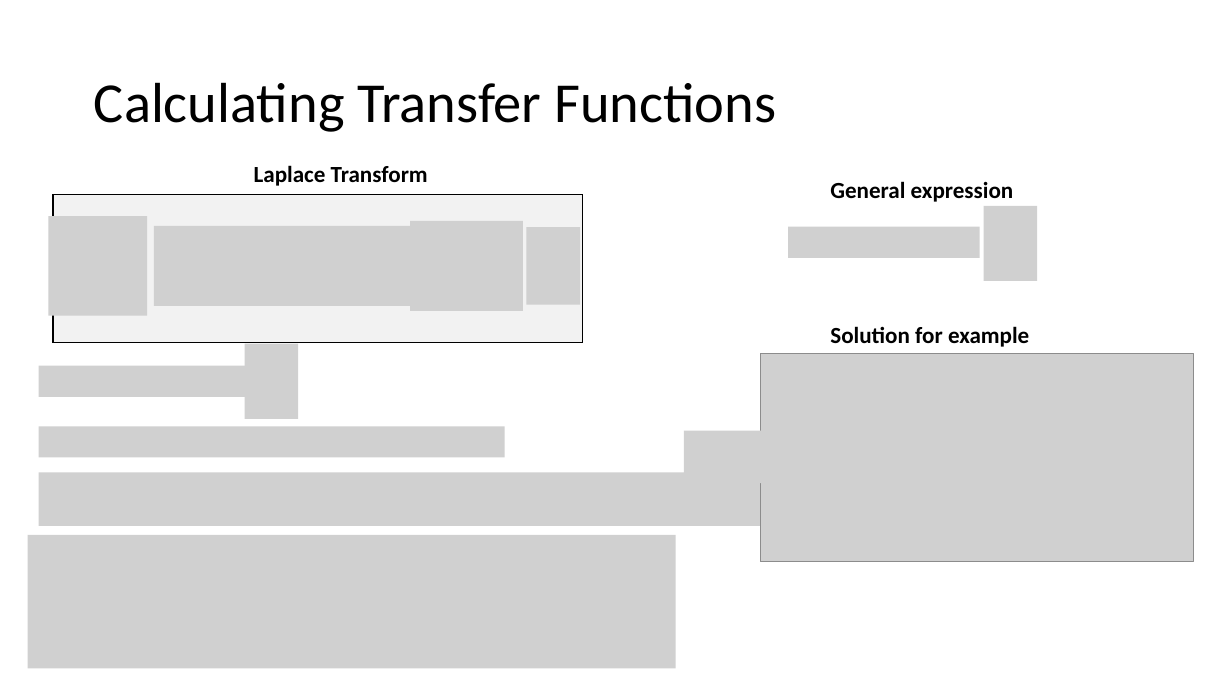
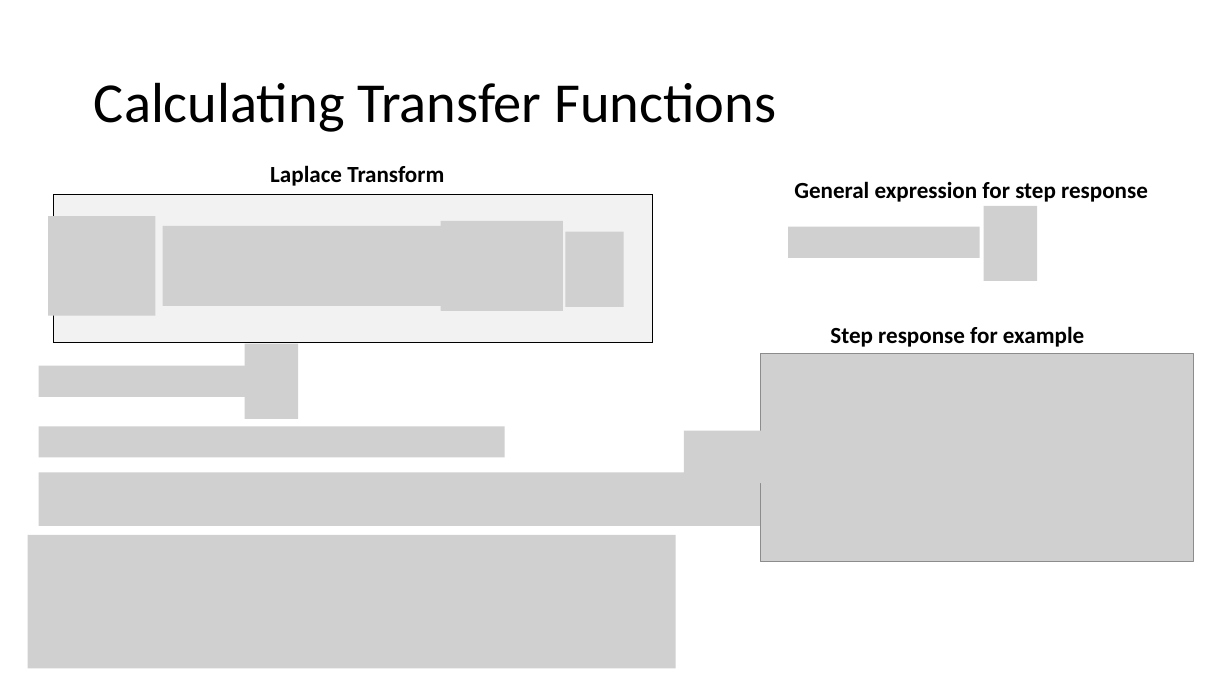
Before and after one commit to joseph-hellerstein/linear_reaction_networks, a slide deck: slide 6 of docs/Generating LRI CRNs.pptx. Drawn at 1232x693 pixels with LibreOffice and Linux fonts; fonts in the diff are those of the drawing; grey boxes stand for pictures. Boxes give left, top, right and bottom in pixels: in the first picture for what was removed or moved away, otherwise in the second. Text is boxed around its words. In the diff, an @@ line names an element or a change of style, - is before the commit and + after.

Commit message:
Fix bug in calculation of transfer functions

```diff
--- a/docs/Generating LRI CRNs.pptx
+++ b/docs/Generating LRI CRNs.pptx
@@ text "Laplace Transform": place and size @@
-text "Laplace Transform" at box(254, 165, 428, 186)
+text "Laplace Transform" at box(270, 165, 444, 186)
@@ rectangle: place and size @@
-rectangle at box(53, 195, 582, 343)
+rectangle at box(54, 195, 653, 343)
@@ text at box(794, 181, 1148, 202): text changed @@
-General expression
+General expression for step response
@@ picture: place and size @@
-picture at box(48, 216, 147, 316)
+picture at box(48, 216, 155, 316)
@@ picture: place and size @@
-picture at box(153, 226, 410, 307)
+picture at box(163, 226, 442, 307)
@@ picture: place and size @@
-picture at box(410, 221, 523, 311)
+picture at box(441, 221, 563, 311)
@@ picture removed at box(527, 227, 580, 305) @@
@@ picture added at box(566, 232, 624, 307) @@
@@ text at box(830, 326, 1084, 347): text changed @@
-Solution for example
+Step response for example
```
Also in this commit, not shown: 7 other files.
